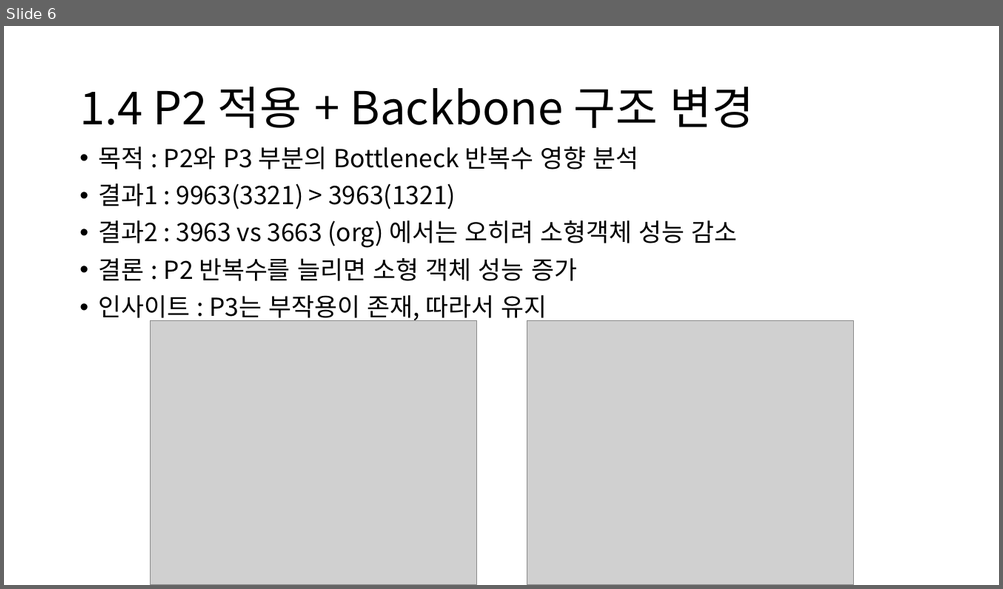
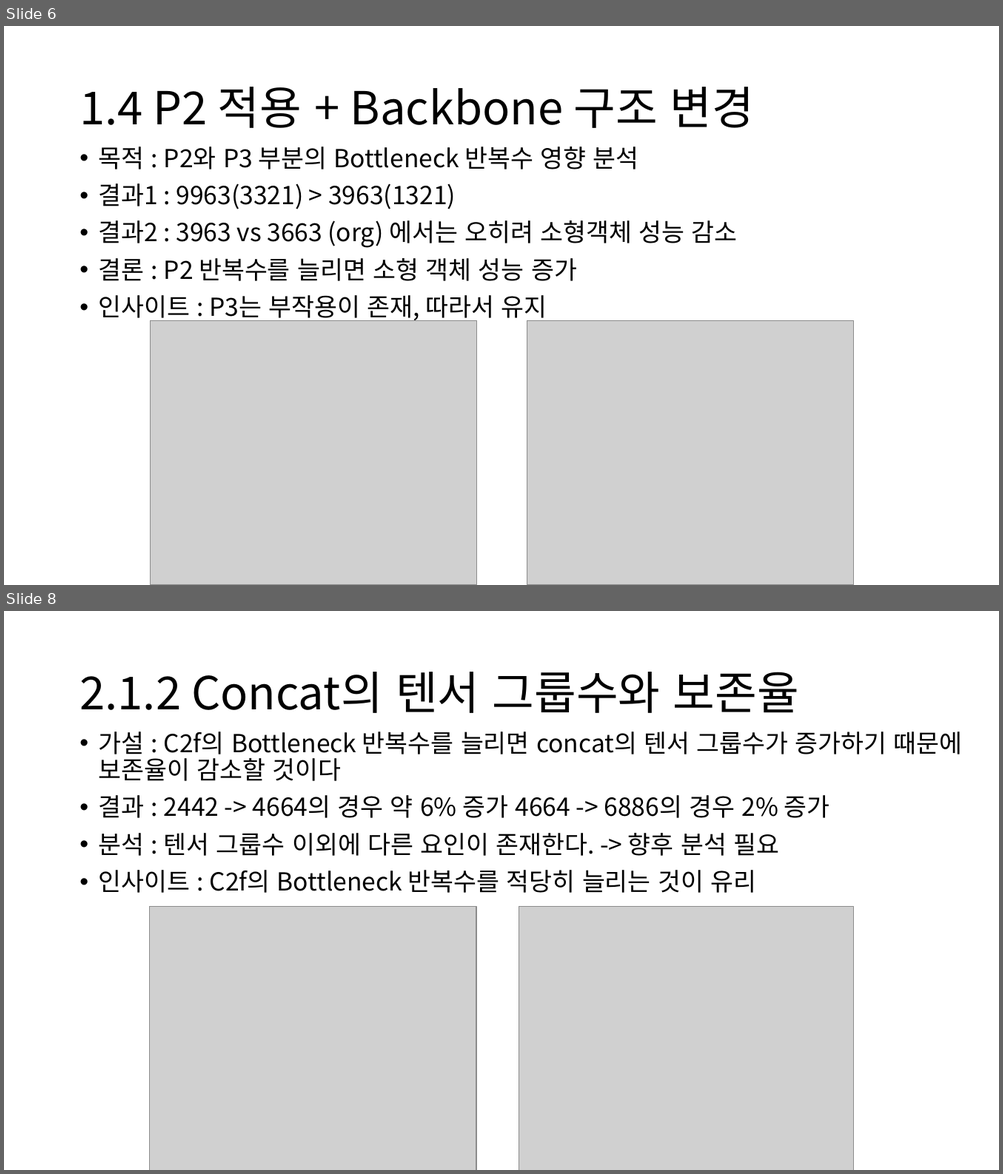
Before and after one commit to Lee-chan-hyeok/Nextchip_Autonomous_Driving_Contest, a slide deck: 11.25.pptx. Shown one above the other, each under a label of ours: slide 6 before the commit, slides 6 and 8 after it; the slides between them are not shown. The pictures are 1003x589 and 1003x1174 pixels, drawn with LibreOffice and Linux fonts; fonts in the diff are those of the drawing; grey boxes stand for pictures. Boxes give left, top, right and bottom in pixels: in the first picture for what was removed or moved away, otherwise in the second. Text is boxed around its words. In the diff, an @@ line names an element or a change of style, - is before the commit and + after.

```diff
--- a/11.25.pptx
+++ b/11.25.pptx
@@ slide 8 added at (4,611,999,1170), background #FFFFFF @@
@@ title added at (79,672,799,713), 44 pt, text #000000 @@
+2.1.2 Concat의 텐서 그룹수와 보존율
@@ text added at (99,732,962,893), 24 pt, text #000000 @@
+• 가설 : C2f의 Bottleneck 반복수를 늘리면 concat의 텐서 그룹수가 증가하기 때문에 보존율이 감소할 것이다
+• 결과 : 2442 -> 4664의 경우 약 6% 증가 4664 -> 6886의 경우 2% 증가
+• 분석 : 텐서 그룹수 이외에 다른 요인이 존재한다. -> 향후 분석 필요
+• 인사이트 : C2f의 Bottleneck 반복수를 적당히 늘리는 것이 유리
@@ picture added at (150,906,476,1170) @@
@@ picture added at (519,907,854,1170) @@
```
Also in this commit, not shown: 1 slide changed, 1 other slide added, 1 other file.
